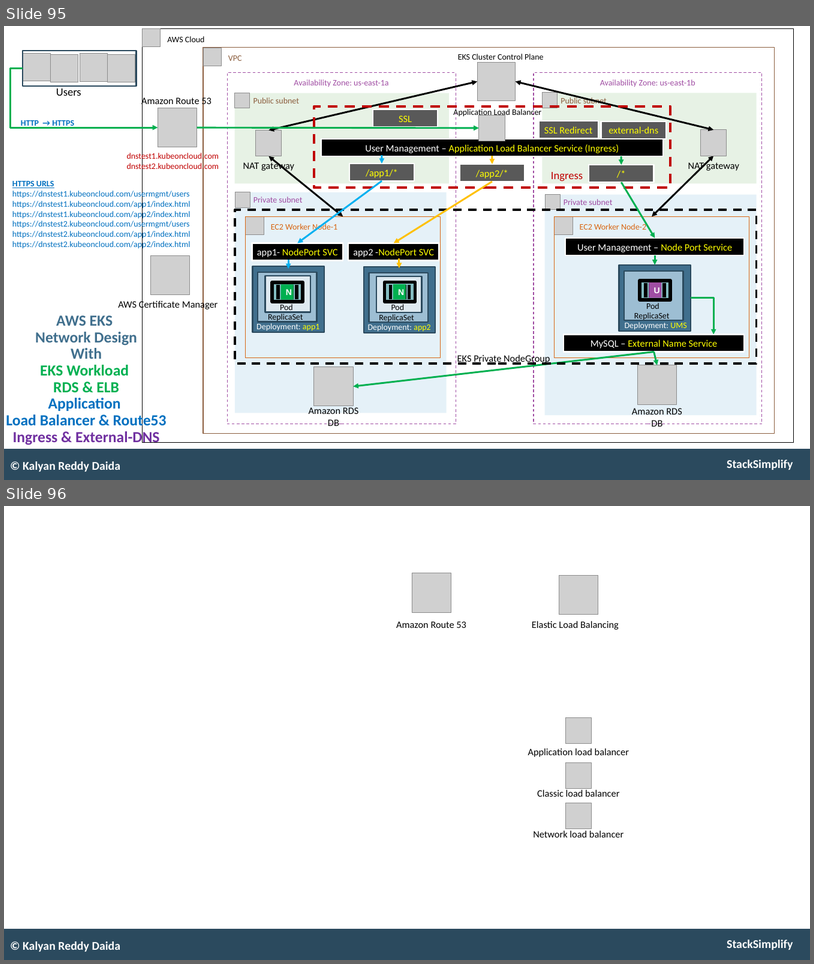
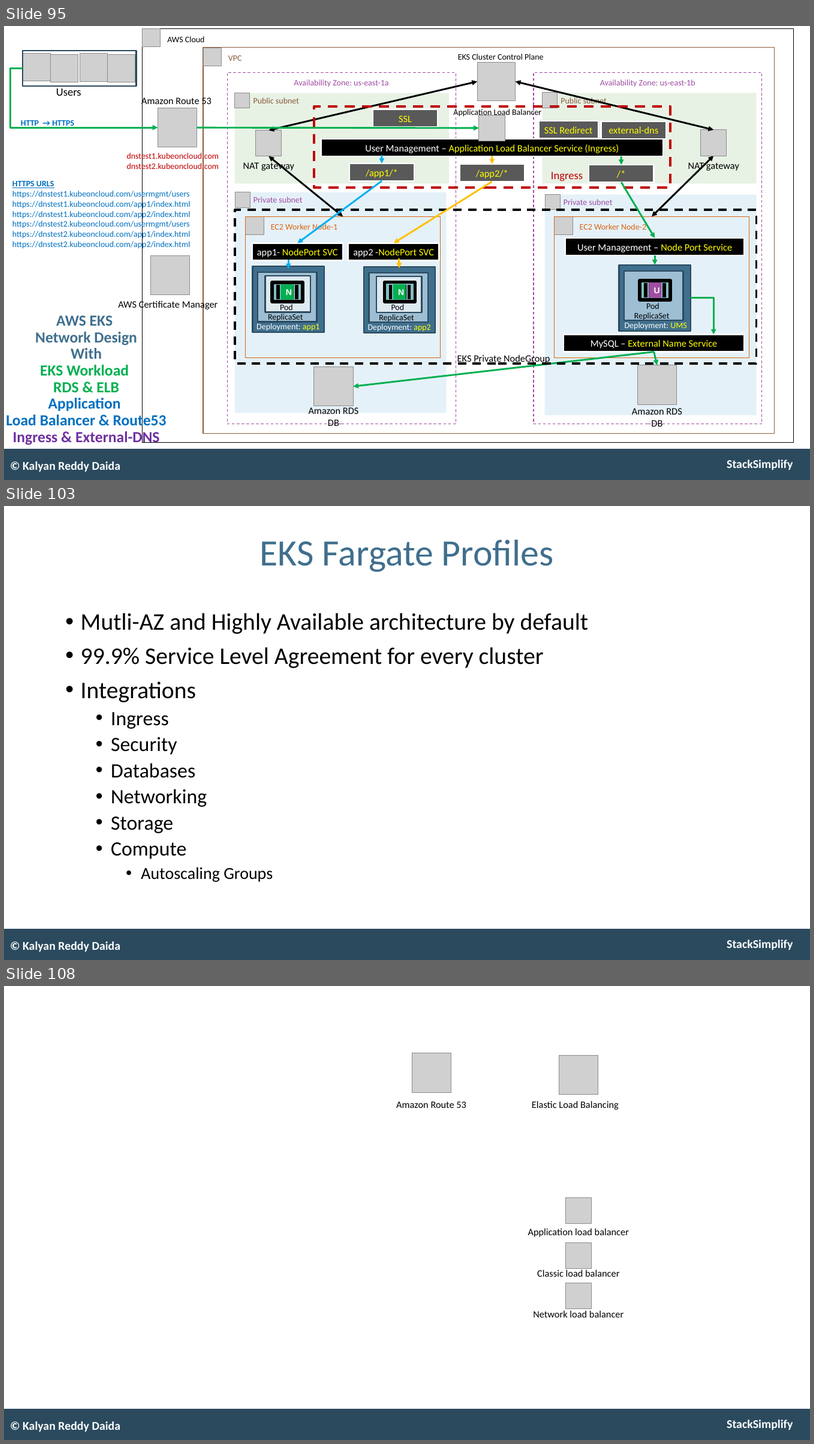
Before and after one commit to talvionyx/aws-eks-kubernetes-masterclass, a slide deck: presentation/AWS-Fargate-and-EKS-Masterclass.pptx. Shown one above the other, each under a label of ours: slides 95 and 96 before the commit, slides 95, 103 and 108 after it; the slides between them are not shown. The pictures are 814x964 and 814x1444 pixels, drawn with LibreOffice and Linux fonts; fonts in the diff are those of the drawing; grey boxes stand for pictures. Boxes give left, top, right and bottom in pixels: in the first picture for what was removed or moved away, otherwise in the second. Text is boxed around its words. In the diff, an @@ line names an element or a change of style, - is before the commit and + after.

```diff
--- a/presentation/AWS-Fargate-and-EKS-Masterclass.pptx
+++ b/presentation/AWS-Fargate-and-EKS-Masterclass.pptx
@@ slide 103 added at (x1=4, y1=506, x2=810, y2=960), background #FFFFFF; not listed: 2 template elements that a slide beside it also shows @@
@@ title added at (x1=260, y1=540, x2=554, y2=572), 53 pt, text #406F8D @@
+EKS Fargate Profiles
@@ text added at (x1=81, y1=613, x2=589, y2=882), 34 pt, text #000000 @@
+• Mutli-AZ and Highly Available architecture by default
+• 99.9% Service Level Agreement for every cluster
+• Integrations
+  • Ingress
+  • Security
+  • Databases
+  • Networking
+  • Storage
+  • Compute
+    • Autoscaling Groups
@@ text added at (x1=23, y1=941, x2=121, y2=951), 17 pt, text #FFFFFF, bold @@
+© Kalyan Reddy Daida
@@ what was slide 96 is now slide 108 @@
```
Also in this commit, not shown: 1 slide changed, 11 other slides added, 30 other files.
